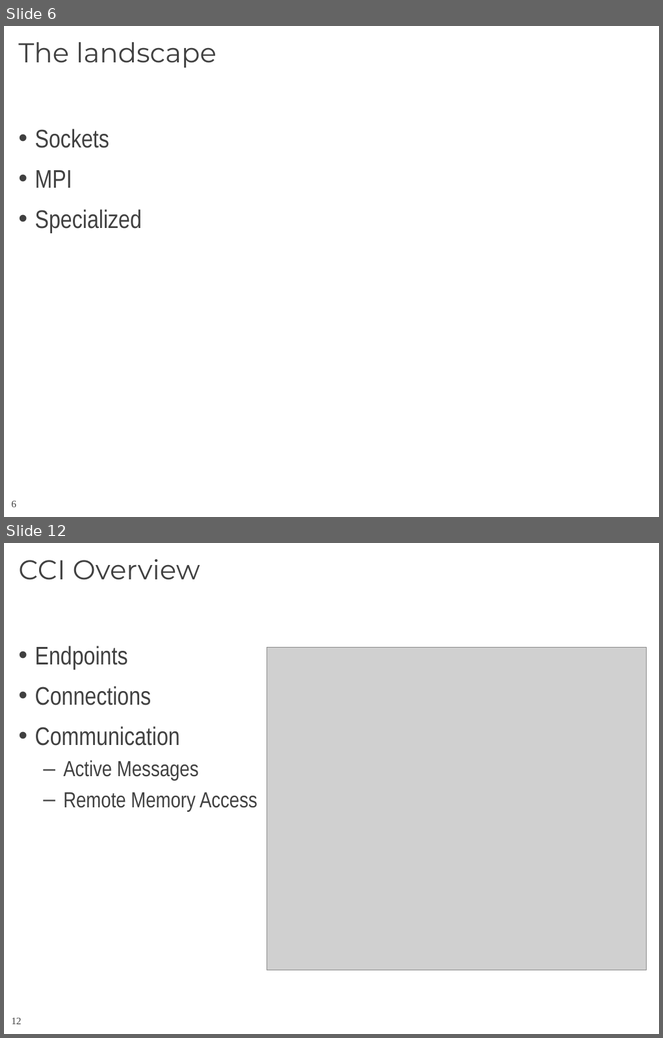
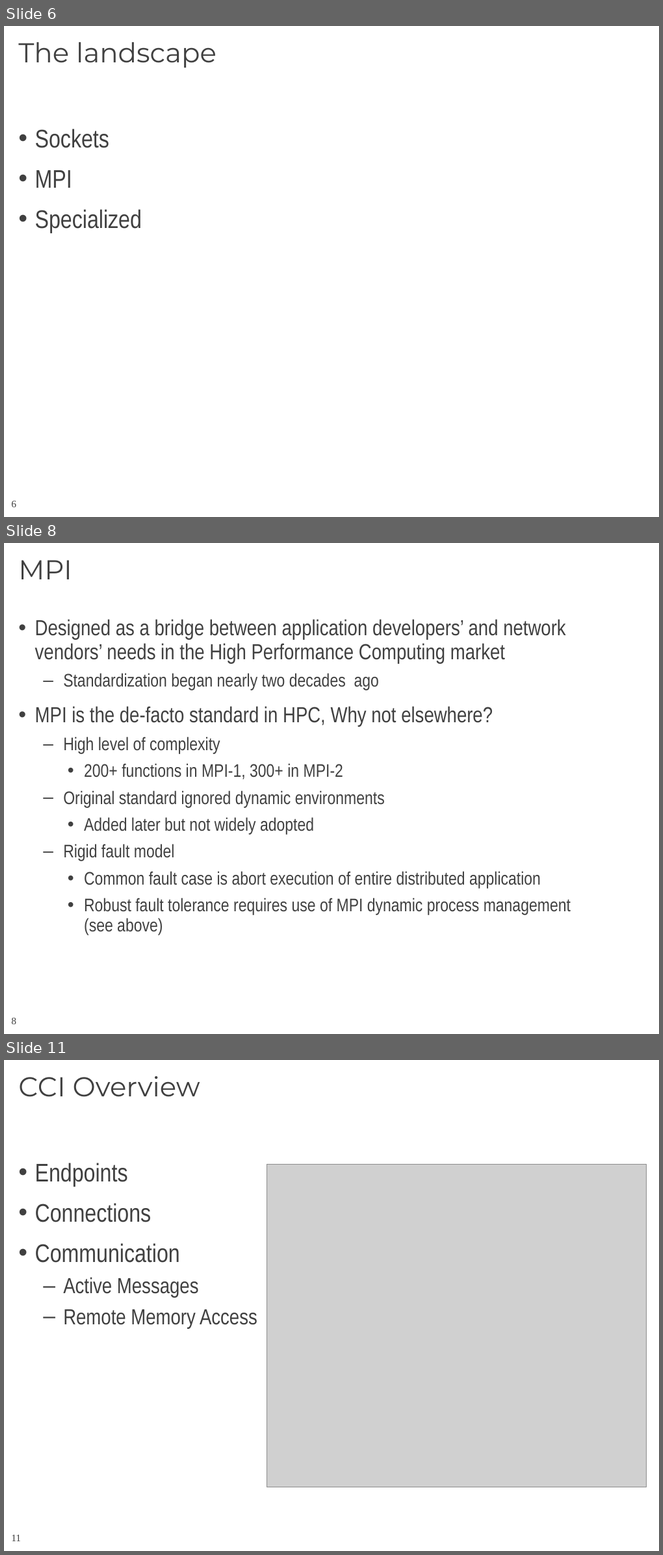
Before and after one commit to CCI/pub, a slide deck: slides/HotI-2011/2011-HotI-CCI-OLCF.pptx. Shown one above the other, each under a label of ours: slides 6 and 12 before the commit, slides 6, 8 and 11 after it; the slides between them are not shown. The pictures are 663x1038 and 663x1555 pixels, drawn with LibreOffice and Linux fonts; fonts in the diff are those of the drawing; grey boxes stand for pictures; background and template pictures are left out. Boxes give left, top, right and bottom in pixels: in the first picture for what was removed or moved away, otherwise in the second. Text is boxed around its words. In the diff, an @@ line names an element or a change of style, - is before the commit and + after.

```diff
--- a/slides/HotI-2011/2011-HotI-CCI-OLCF.pptx
+++ b/slides/HotI-2011/2011-HotI-CCI-OLCF.pptx
@@ slide 8 added at (x1=4, y1=543, x2=659, y2=1034), background #FFFFFF; not listed: 1 template element that a slide beside it also shows @@
@@ title added at (x1=18, y1=560, x2=72, y2=579), 30 pt, text #404040 @@
+MPI
@@ text added at (x1=35, y1=619, x2=571, y2=935), 20 pt, text #404040 @@
+• Designed as a bridge between application developers’ and network vendors’ needs in the High Performance Computing market
+  – Standardization began nearly two decades ago
+• MPI is the de-facto standard in HPC, Why not elsewhere?
+  – High level of complexity
+    • 200+ functions in MPI-1, 300+ in MPI-2
+  – Original standard ignored dynamic environments
+    • Added later but not widely adopted
+  – Rigid fault model
+    • Common fault case is abort execution of entire distributed application
+    • Robust fault tolerance requires use of MPI dynamic process management (see above)
@@ what was slide 12 is now slide 11 @@
@@ page number at (x1=11, y1=1535, x2=21, y2=1542): text changed @@
-12
+11
```
Also in this commit, not shown: 6 slides changed, 2 other slides added, 4 slides removed.
